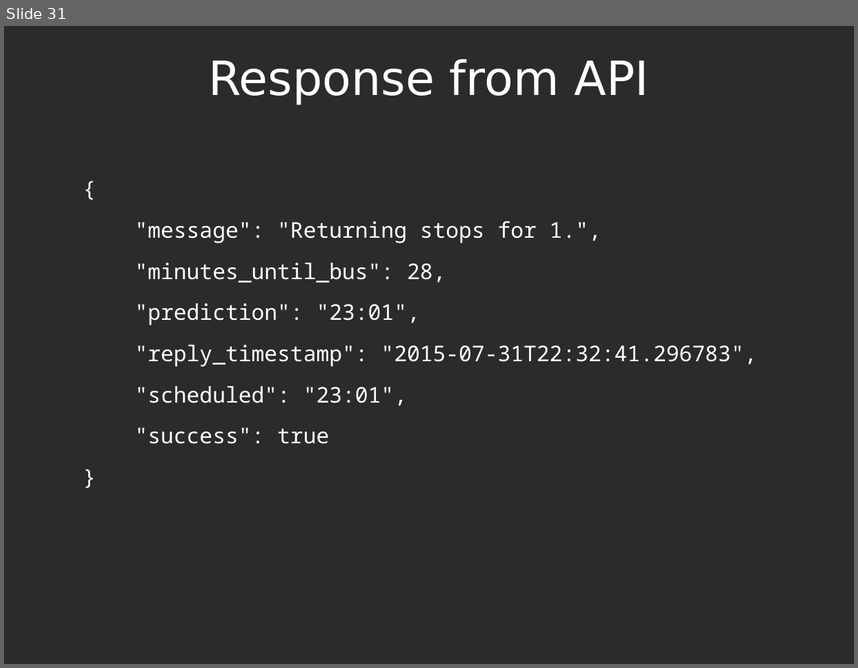
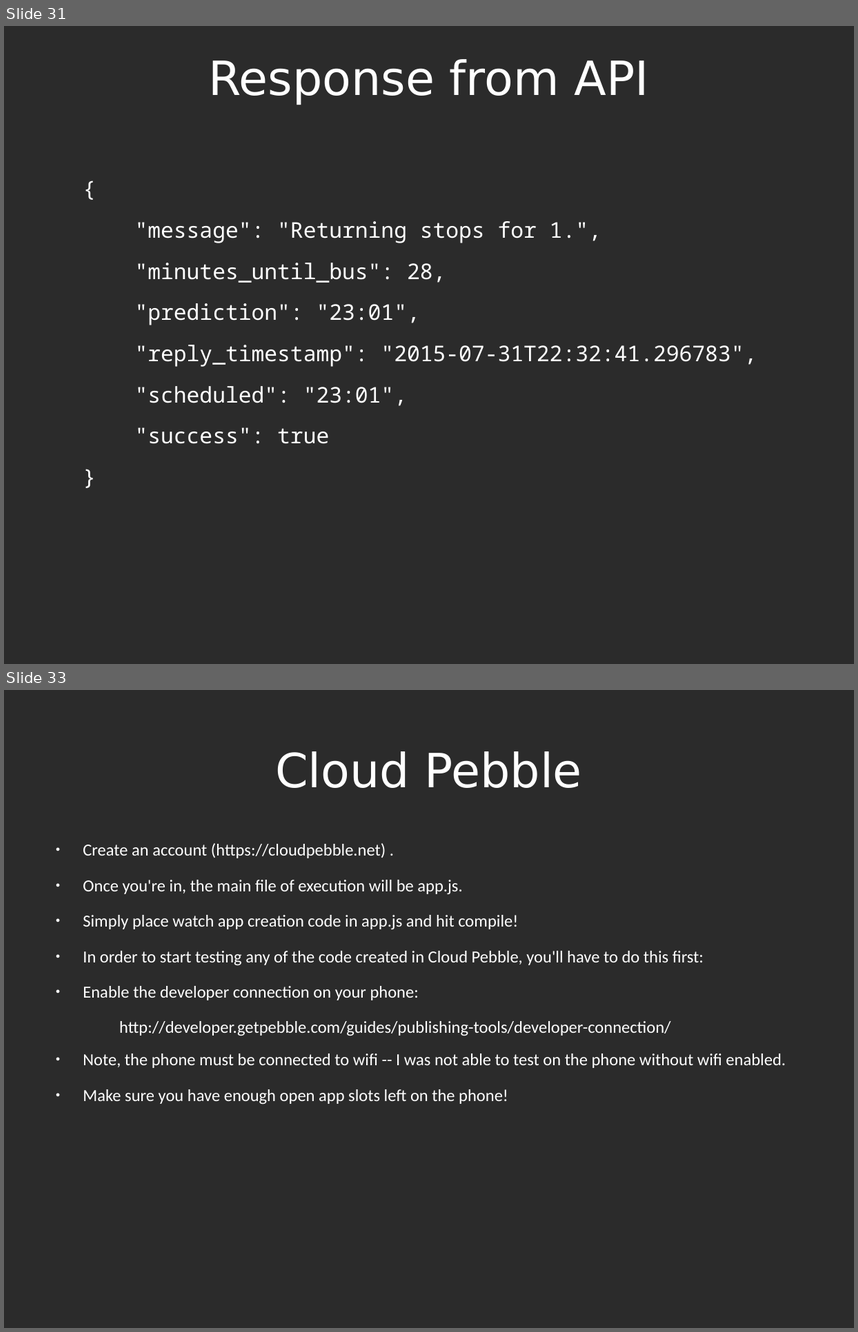
Before and after one commit to bormesh/buspebble, a slide deck: docs/pyohio talk.odp. Shown one above the other, each under a label of ours: slide 31 before the commit, slides 31 and 33 after it; the slides between them are not shown. The pictures are 858x668 and 858x1332 pixels, drawn with LibreOffice and Linux fonts; fonts in the diff are those of the drawing; background and template pictures are left out; a plain dark background stands for a picture behind light text. Boxes give left, top, right and bottom in pixels: in the first picture for what was removed or moved away, otherwise in the second. Text is boxed around its words. In the diff, an @@ line names an element or a change of style, - is before the commit and + after.

```diff
--- a/docs/pyohio talk.odp
+++ b/docs/pyohio talk.odp
@@ slide 33 added at (x1=4, y1=690, x2=854, y2=1328), background picture (left out) @@
@@ title added at (x1=275, y1=751, x2=582, y2=788), 44 pt, text #FFFFFF @@
+Cloud Pebble
@@ text added at (x1=83, y1=843, x2=786, y2=1104), 15.8 pt, text #FFFFFF @@
+● Create an account (https://cloudpebble.net) .
+● Once you're in, the main file of execution will be app.js.
+● Simply place watch app creation code in app.js and hit compile!
+● In order to start testing any of the code created in Cloud Pebble, you'll have to do this first:
+● Enable the developer connection on your phone:
+  http://developer.getpebble.com/guides/publishing-tools/developer-connection/
+● Note, the phone must be connected to wifi -- I was not able to test on the phone without wifi enabled.
+● Make sure you have enough open app slots left on the phone!
```
Also in this commit, not shown: 2 slides changed, 7 other slides added, 5 slides removed.
